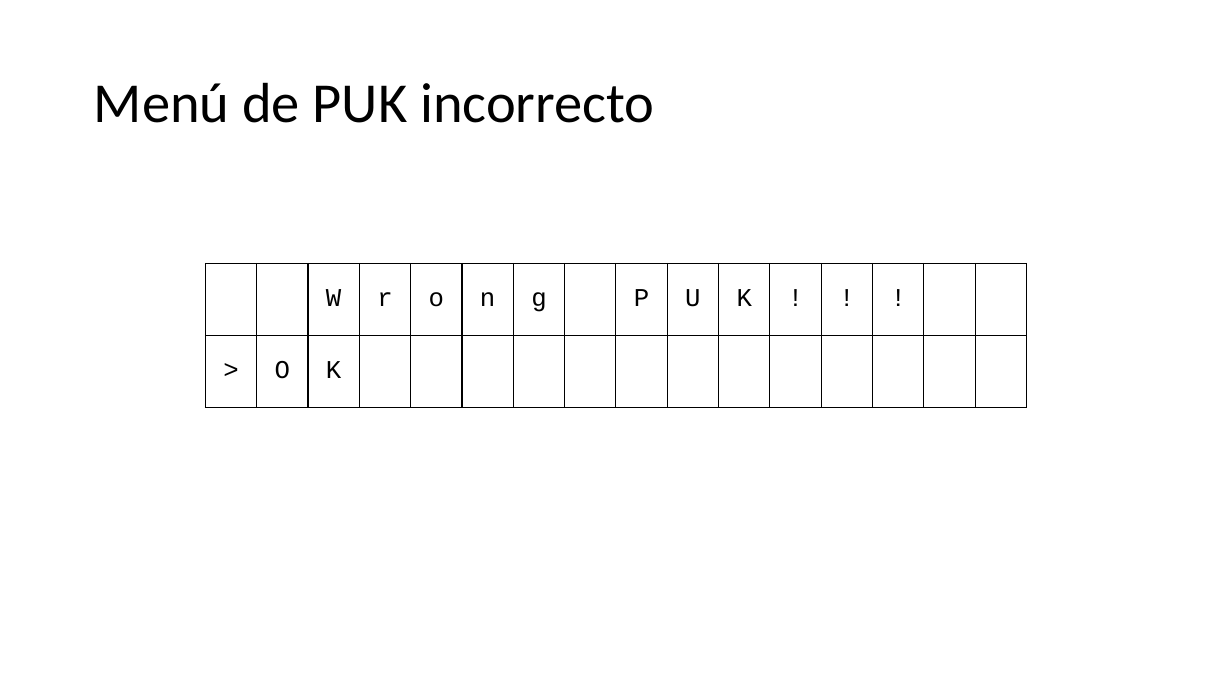
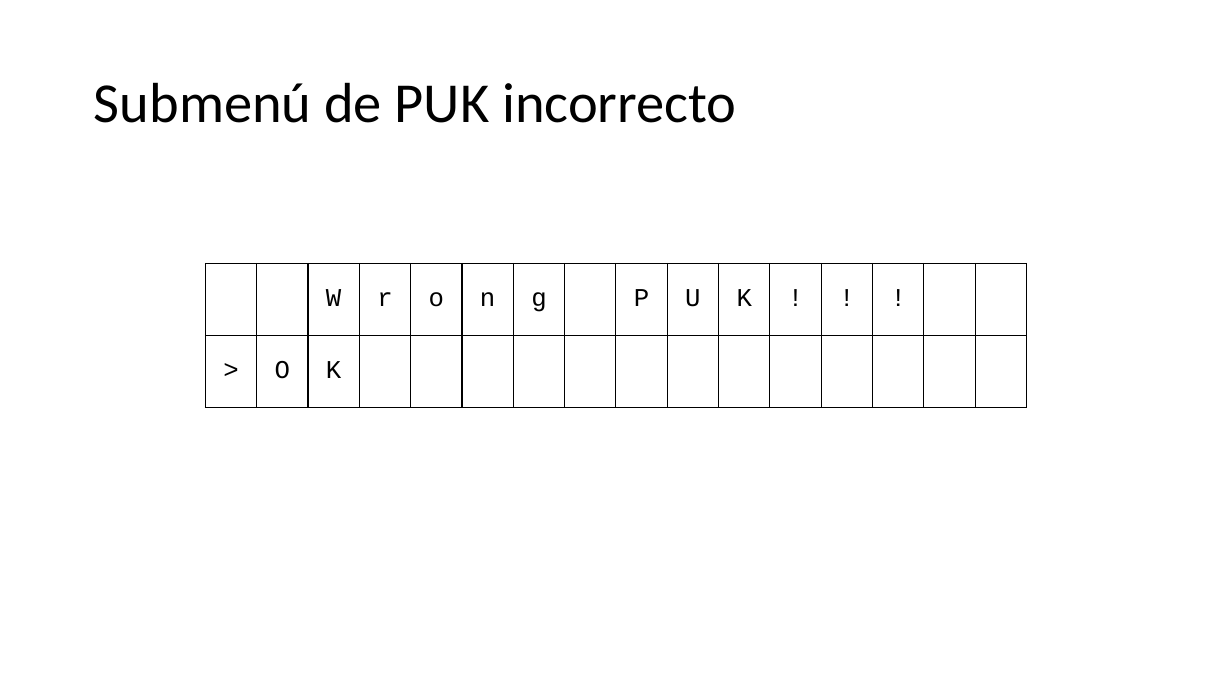
Before and after one commit to JaviHorta/firmware, a slide deck: slide 9 of menus sistema de alarma.pptx (slide 8 before the commit). Drawn at 1232x693 pixels with LibreOffice and Linux fonts; fonts in the diff are those of the drawing. Boxes give left, top, right and bottom in pixels: in the first picture for what was removed or moved away, otherwise in the second. Text is boxed around its words. In the diff, an @@ line names an element or a change of style, - is before the commit and + after.

```diff
--- a/menus sistema de alarma.pptx
+++ b/menus sistema de alarma.pptx
@@ title at bbox=[94, 82, 736, 123]: text changed @@
-Menú de PUK incorrecto
+Submenú de PUK incorrecto
```
Also in this commit, not shown: 11 other slides changed, 1 slide added, 2 other files.
